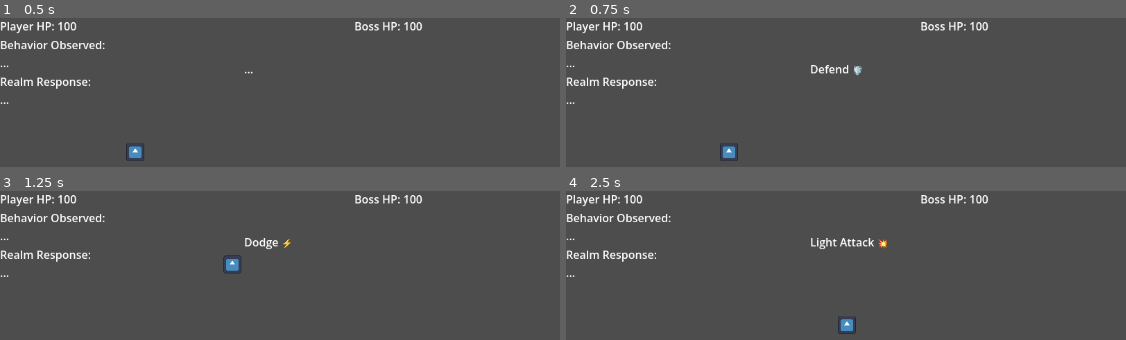
Above: before the commit, frames 1-4 (two rows, left to right).
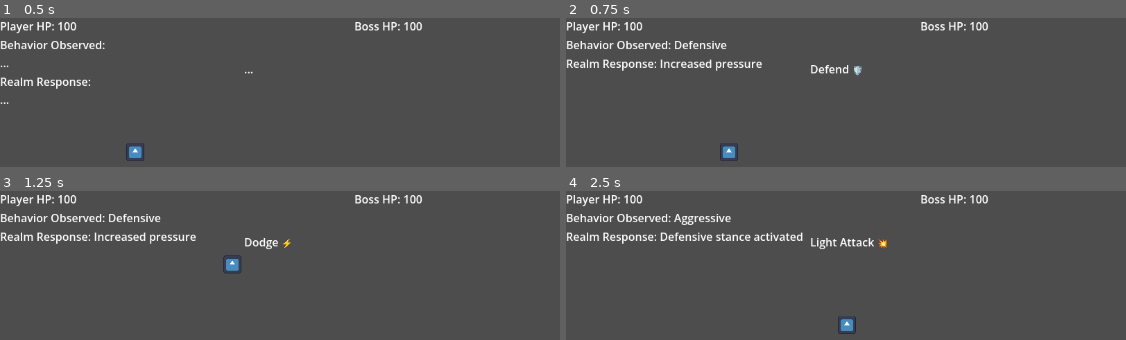
Above: after the commit, the same moments.

Repository: OyeArnav-18/antara-game1
Game: Godot game, scene res://main.tscn
Two runs of this game, one before a commit and one after it. Both use one fixed random seed, a clock stepped at 60 frames per second and the inputs below. The engine's default icon, where the game draws it, is replaced by a stand-in: a white triangle on a blue panel in a dark square.
Inputs:
- Up to frame 1 (0.5 s): no input
- Up to frame 2 (0.75 s): hold D (move_right) from 0.53 s (still down); tap K (defend) at 0.6 s
- Up to frame 3 (1.25 s): keep holding D (move_right); tap W (jump) at 0.77 s; tap L (dodge) at 0.8 s
- Up to frame 4 (2.5 s): tap L (dodge) at 1.35 s; tap W (jump) at 1.52 s; tap I (heavy_attack) at 1.55, 2.1 s; release D (move_right) at 2.03 s; hold A (move_left) from 2.03 s (still down); tap J (light_attack) at 2.3 s

Frame 1 is identical in both runs. In frame 2, 1.9% of the frame differs, in the area x 0-35%, y 15-58%; in frame 3, 1.9%; in frame 4, 2.2%, in the area x 0-43%, y 15-58%.

Commit message:
UI + movement + combat + combo + AI panel complete

Diff:
--- a/main.tscn
+++ b/main.tscn
@@ -37,12 +37,12 @@
 [node name="AIPanel" type="VBoxContainer" parent="Layout" unique_id=93450759]
 layout_mode = 2
 
-[node name="Behaviour Label" type="Label" parent="Layout/AIPanel" unique_id=1389955718]
+[node name="BehaviorLabel" type="Label" parent="Layout/AIPanel" unique_id=1389955718]
 layout_mode = 2
 text = "Behavior Observed:
 ..."
 
-[node name="Realm Label" type="Label" parent="Layout/AIPanel" unique_id=1963355134]
+[node name="ResponseLabel" type="Label" parent="Layout/AIPanel" unique_id=1963355134]
 layout_mode = 2
 text = "Realm Response:
 ..."
--- a/player.gd
+++ b/player.gd
@@ -1,10 +1,16 @@
 extends CharacterBody2D
 
 @onready var action_label = get_node("/root/Main/ActionLabel")
+@onready var behavior_label = get_node("/root/Main/Layout/AIPanel/BehaviorLabel")
+@onready var response_label = get_node("/root/Main/Layout/AIPanel/ResponseLabel")
 
 var speed = 200
 var gravity = 500
 var jump_force = -300
+
+var attack_count = 0
+var defend_count = 0
+var dodge_count = 0
 
 var input_buffer = []
 var buffer_time = 1.0
@@ -23,24 +29,28 @@
 	if Input.is_action_just_pressed("light_attack"):
 		input_buffer.append("J")
 		action_label.text = "Light Attack 💥"
+		attack_count += 1
 		timer = 0
 
 	if Input.is_action_just_pressed("heavy_attack"):
 		input_buffer.append("I")
 		action_label.text = "Heavy Attack 🔥"
+		attack_count += 1
 		timer = 0
 
 	if Input.is_action_just_pressed("defend"):
 		input_buffer.append("K")
 		action_label.text = "Defend 🛡️"
+		defend_count += 1
 		timer = 0
 
 	if Input.is_action_just_pressed("dodge"):
 		input_buffer.append("L")
 		action_label.text = "Dodge ⚡"
+		dodge_count += 1
 		timer = 0
 
-	# COMBO CHECK (FIXED)
+	# COMBO SYSTEM
 	if input_buffer.size() >= 2:
 		var last_two = input_buffer.slice(input_buffer.size() - 2, input_buffer.size())
 
@@ -52,6 +62,20 @@
 
 		elif last_two == ["K", "J"]:
 			action_label.text = "Counter Attack 🛡️⚔️"
+
+	# AI ANALYSIS (only when new input happens)
+	if timer == 0:
+		if attack_count > defend_count and attack_count > dodge_count:
+			behavior_label.text = "Behavior Observed: Aggressive"
+			response_label.text = "Realm Response: Defensive stance activated"
+
+		elif defend_count > attack_count and defend_count > dodge_count:
+			behavior_label.text = "Behavior Observed: Defensive"
+			response_label.text = "Realm Response: Increased pressure"
+
+		elif dodge_count > attack_count and dodge_count > defend_count:
+			behavior_label.text = "Behavior Observed: Evasive"
+			response_label.text = "Realm Response: Tracking movement"
 
 	# MOVEMENT
 	if Input.is_action_pressed("move_left"):
